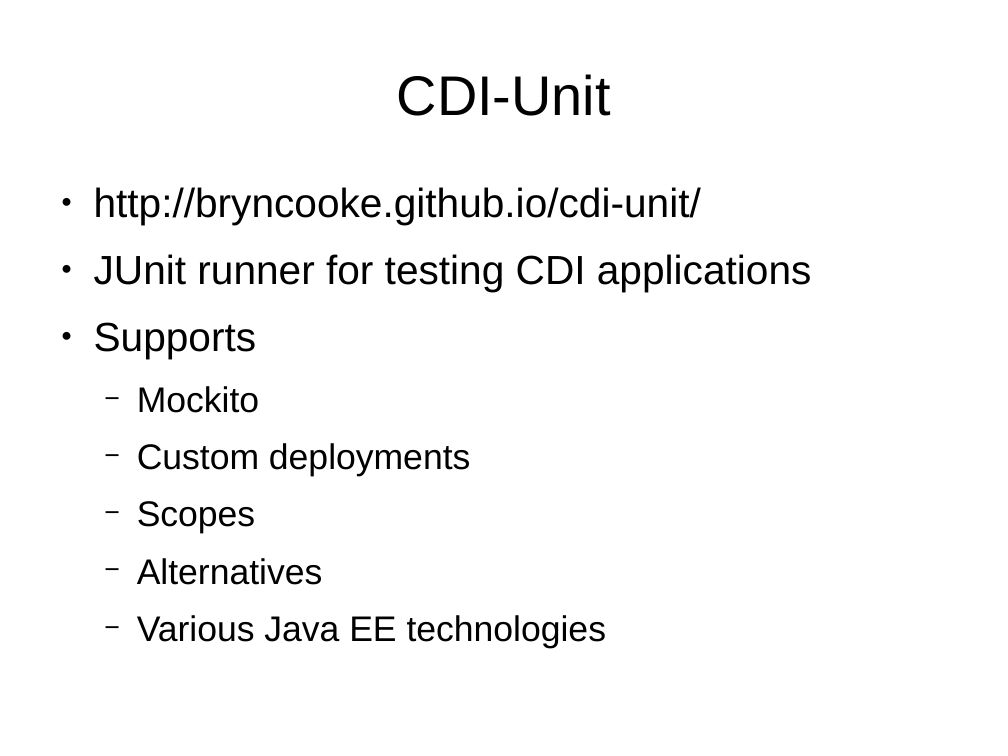
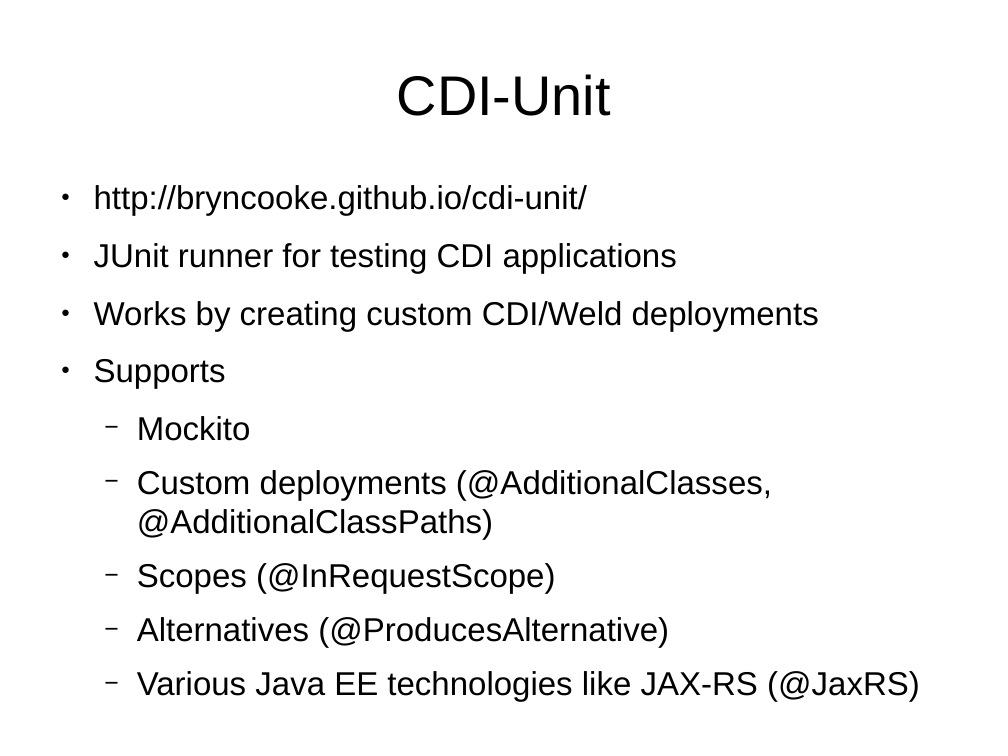
Before and after one commit to FrigoCoder/CDI, a slide deck: slide 87 of CDI.odp (slide 80 before the commit). Drawn at 1008x756 pixels with LibreOffice and Linux fonts; fonts in the diff are those of the drawing. Boxes give left, top, right and bottom in pixels: in the first picture for what was removed or moved away, otherwise in the second. Text is boxed around its words. In the diff, an @@ line names an element or a change of style, - is before the commit and + after.

Commit message:
Updated for today's presentation

```diff
--- a/CDI.odp
+++ b/CDI.odp
@@ text at bbox=[94, 185, 677, 441]: size 32 to 26 pt in "http://bryncooke.github.io/cdi-unit/", "JUnit runner for testing CDI applications", "Supports"; size 28 to 26 pt in "Mockito" @@
@@ text at bbox=[94, 301, 819, 331]: paragraph added @@
+● Works by creating custom CDI/Weld deployments
@@ text at bbox=[137, 470, 920, 702]: text changed; size 28 to 26 pt @@
-  − Custom deployments
-  − Scopes
-  − Alternatives
-  − Various Java EE technologies
+  − Custom deployments (@AdditionalClasses, @AdditionalClassPaths)
+  − Scopes (@InRequestScope)
+  − Alternatives (@ProducesAlternative)
+  − Various Java EE technologies like JAX-RS (@JaxRS)
```
Also in this commit, not shown: 5 other slides changed, 7 slides added.
